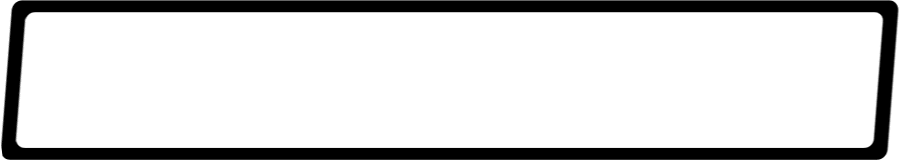
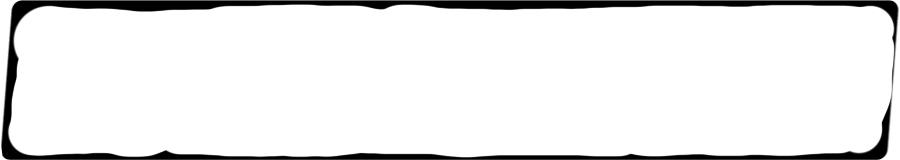
Before/after of a w=900, h=160 layered artwork. What changed in the layer stack:
added layer "Frame Filled" above "Frame" over [7, 4, 895, 158]
renamed "Layer 1" to "Frame", hid it over [7, 4, 895, 158]
